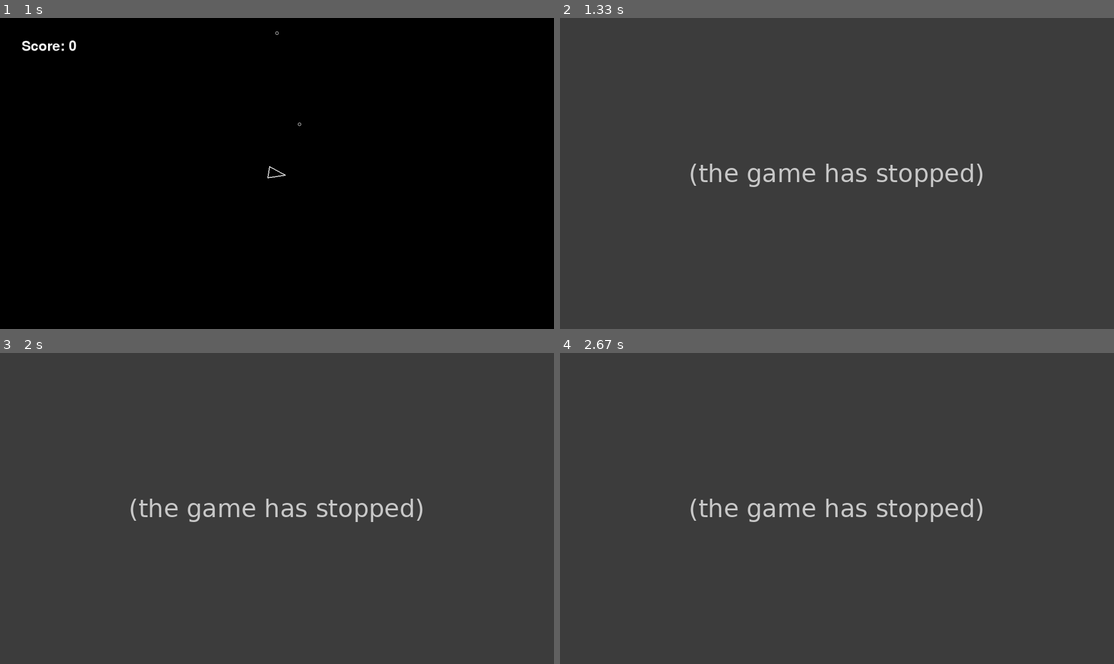
Above: before the commit, frames 1-4 (two rows, left to right).
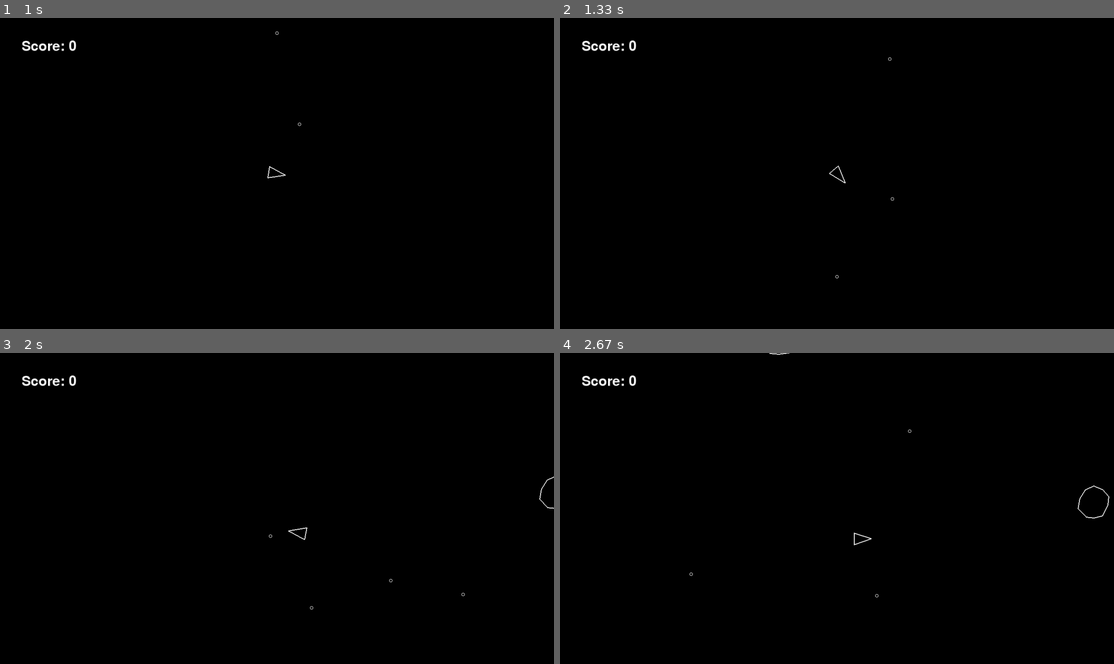
Above: after the commit, the same moments.

Repository: Atomk/asteroids-pygame
Game: pygame game, started from main.py
Same seed, same stepped clock (60 frames per second), same inputs: the game is played once before the commit and once after it.
Inputs:
- Up to frame 1 (1 s): tap Space at 0.33, 0.73 s; hold Right from 0.67 s (still down)
- Up to frame 2 (1.33 s): tap Space at 1.03, 1.23 s; release Right at 1.13 s; hold Up from 1.17 s (still down)
- Up to frame 3 (2 s): release Up at 1.47 s; hold Right 1.5-1.97 s; tap Space at 1.57, 1.87 s
- Up to frame 4 (2.67 s): hold Left 2-2.53 s; tap Space at 2.07, 2.37, 2.63 s; hold Left from 2.57 s (still down)

Frame 1 is identical in both runs. In frame 2, 100% of the frame differs, in the area x 0-100%, y 0-100%; in frame 3, 100%; in frame 4, 100%.
Error before the commit: NameError: name 'SCREEN_WIDTH' is not defined (asteroid.py line 61); the game stopped at 1.22 s (later frames are placeholders)

Commit message:
fix: add missing constants Forget to add these in a previous commit

Diff:
--- a/asteroid.py
+++ b/asteroid.py
@@ -2,7 +2,12 @@
 import random
 import math
 from circleshape import CircleShape
-from constants import ASTEROID_MIN_RADIUS, ASTEROID_MAX_RADIUS
+from constants import (
+    ASTEROID_MIN_RADIUS,
+    ASTEROID_MAX_RADIUS,
+    SCREEN_WIDTH,
+    SCREEN_HEIGHT
+)
 
 class Asteroid(CircleShape):
     debug = False
